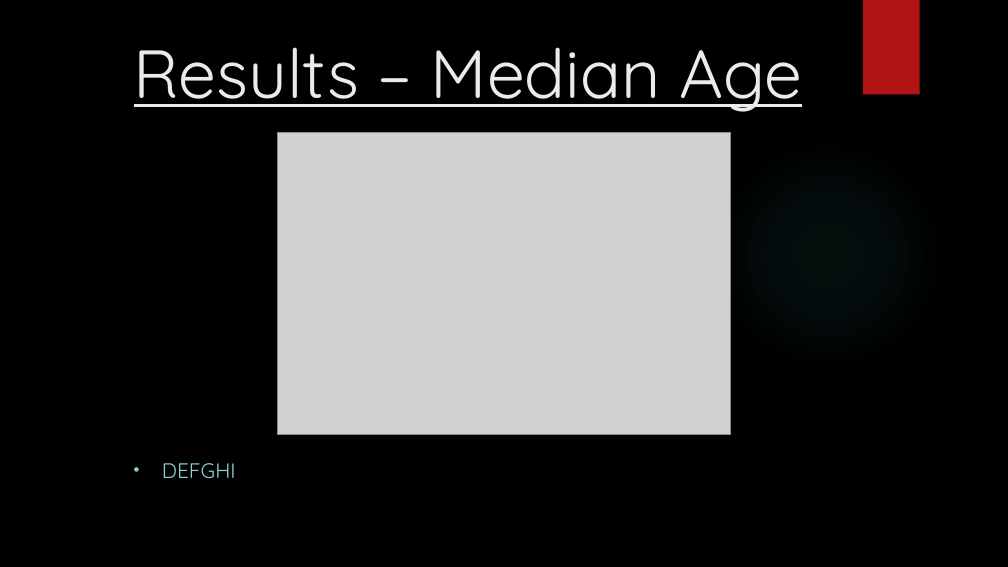
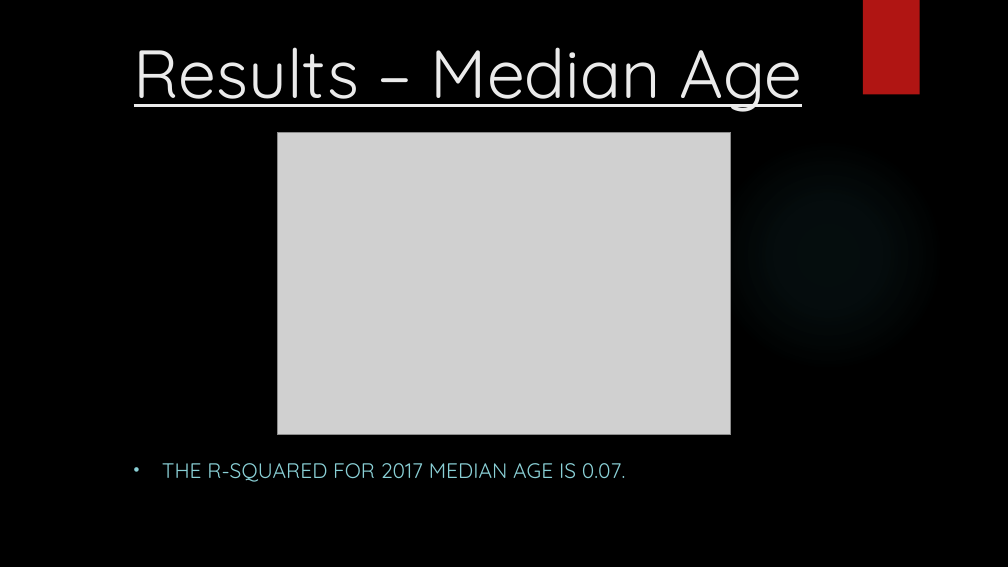
Before and after one commit to Falcon-d/Project-1-Broadband-Access, a slide deck: slide 8 of Project 1 Deck.pptx. Drawn at 1008x567 pixels with LibreOffice and Linux fonts; fonts in the diff are those of the drawing; grey boxes stand for pictures; background and template pictures are left out. Boxes give left, top, right and bottom in pixels: in the first picture for what was removed or moved away, otherwise in the second. Text is boxed around its words. In the diff, an @@ line names an element or a change of style, - is before the commit and + after.

Commit message:
added r-squared values to presentation

```diff
--- a/Project 1 Deck.pptx
+++ b/Project 1 Deck.pptx
@@ subtitle at [162,463,626,482]: text changed @@
-• DEFGHI
+• THE R-SQUARED FOR 2017 MEDIAN AGE IS 0.07.
```
Also in this commit, not shown: 11 other slides changed, 1 slide added, 32 other files.
